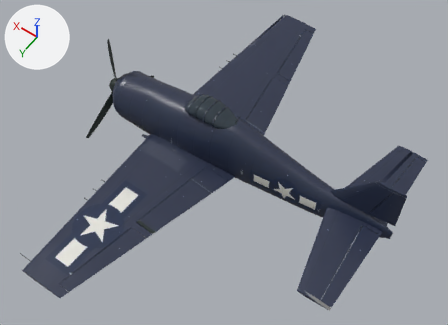
The glTF model content/aircraft/f6f-hellcat-blender.glb, before and after one commit.
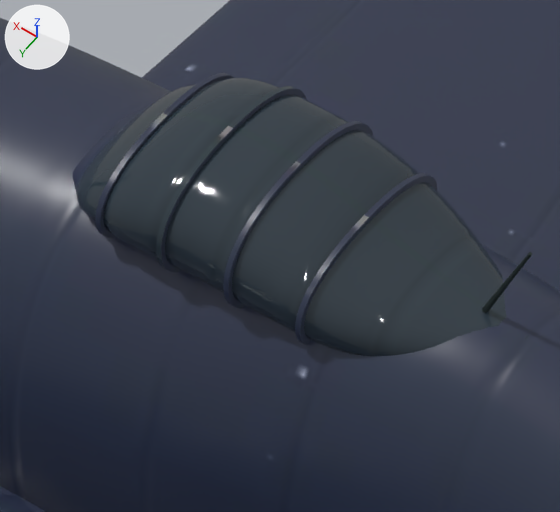
The first picture shows the older version from a 50 mm camera at (-8.66, 9.88, 14.61) aimed at (-1.86, 0.36, -0.34). The close-ups show the older and then the newer version on the part from 39% to 55% of the width and 26% to 46% of the height of that picture. Only the edits that show in the close-ups are written down. Lighting does not change. The marker at upper left points along +X, +Y and +Z. Vertices at exactly the same position are counted once.

The older version as bpy lines, for what is in view:
```python
me_f6f_dark = bpy.data.meshes.new('f6f_dark')
me_f6f_dark.from_pydata(...)  # 12614 vertices, 26557 faces; spans x -7.21..2.48, y -6.53..6.53, z -1.04..1.9
me_f6f_dark.materials.append(mat_f6f_hellcat_blender_skin)
ob_f6f_dark = bpy.data.objects.new('f6f_dark', me_f6f_dark)
ob_f6f_dark.location = (0.0, 0.0, 0.0)
```
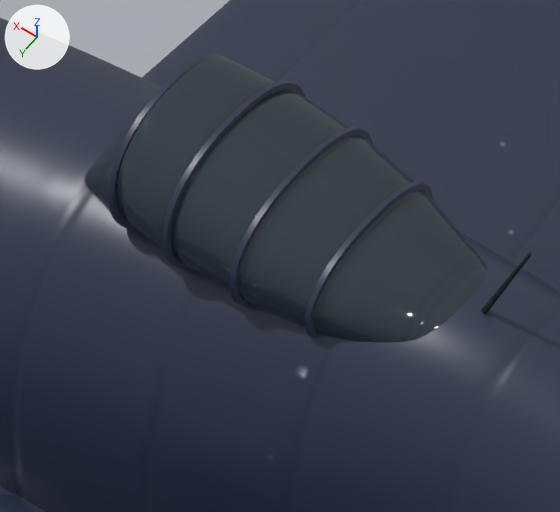
Where the change shows, as pixel boxes [x1, y1, x2, y2] in the close-ups (560 x 512 px; the box of a moved part takes in the faces that stretch with it):
part 1 of me_f6f_dark, moved or reshaped: before [295, 173, 437, 345]; after [305, 181, 433, 338]
part 2 of me_f6f_dark, moved or reshaped: before [223, 121, 373, 308]; after [229, 127, 372, 307]
part 3 of me_f6f_dark, moved or reshaped: before [95, 73, 234, 238]; after [109, 53, 222, 228]
part 4 of me_f6f_dark, added (blue): after [84, 56, 487, 343]
part 5 of me_f6f_dark, reshaped: before [73, 78, 558, 367]; after [162, 81, 305, 269]

Edits to the bpy script that builds the scene:
```text
Change me_f6f_dark:
    used by ob_f6f_dark; location = (0.0, 0.0, 0.0)
    remove me_f6f_dark.from_pydata(...)  # 12614 vertices, 26557 faces; spans x -7.21..2.48, y -6.53..6.53, z -1.04..1.9
    add me_f6f_dark.from_pydata(...)  # 11558 vertices, 24445 faces; spans x -7.21..2.48, y -6.53..6.53, z -1.04..1.9
    me_f6f_dark part 1: the loose piece of 96 vertices spanning x -1.48..-1.46, y -0.42..0.42, z 0.93..1.38 is scaled about the mesh origin by (1, 0.897, 0.988)
    me_f6f_dark part 2: the loose piece of 96 vertices spanning x -1.18..-1.16, y -0.44..0.44, z 0.93..1.47 is scaled about its middle by (1, 0.949, 0.983), then moved by (-0.01, 0.0, 0.0)
    me_f6f_dark part 3: the loose piece of 96 vertices spanning x -0.58..-0.56, y -0.42..0.42, z 0.93..1.36 is scaled about its middle by (1, 0.888, 1.43), then moved by (-0.03, 0.0, 0.09)
    me_f6f_dark part 4: a new loose piece of 336 vertices spanning x -2.12..-0.29, y -0.4..0.4, z 0.95..1.55, in mat_f6f_hellcat_blender_skin
    me_f6f_dark part 5: 2 vertices moved within x -0.89, y -0.39..0.39, z 1.1; 1482 vertices removed from x -2.17..-0.27, y -0.44..0.44, z 0.93..1.47; 90 vertices added at x -0.89..-0.87, y -0.42..0.42, z 0.93..1.53
```
